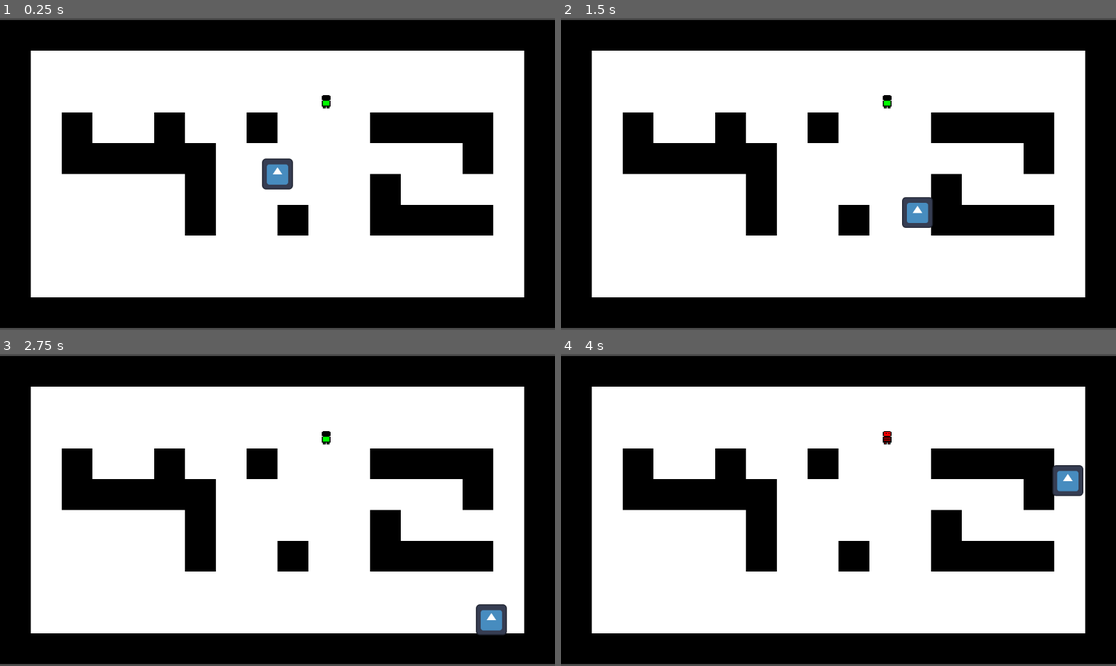
Above: before the commit, frames 1-4 (two rows, left to right).
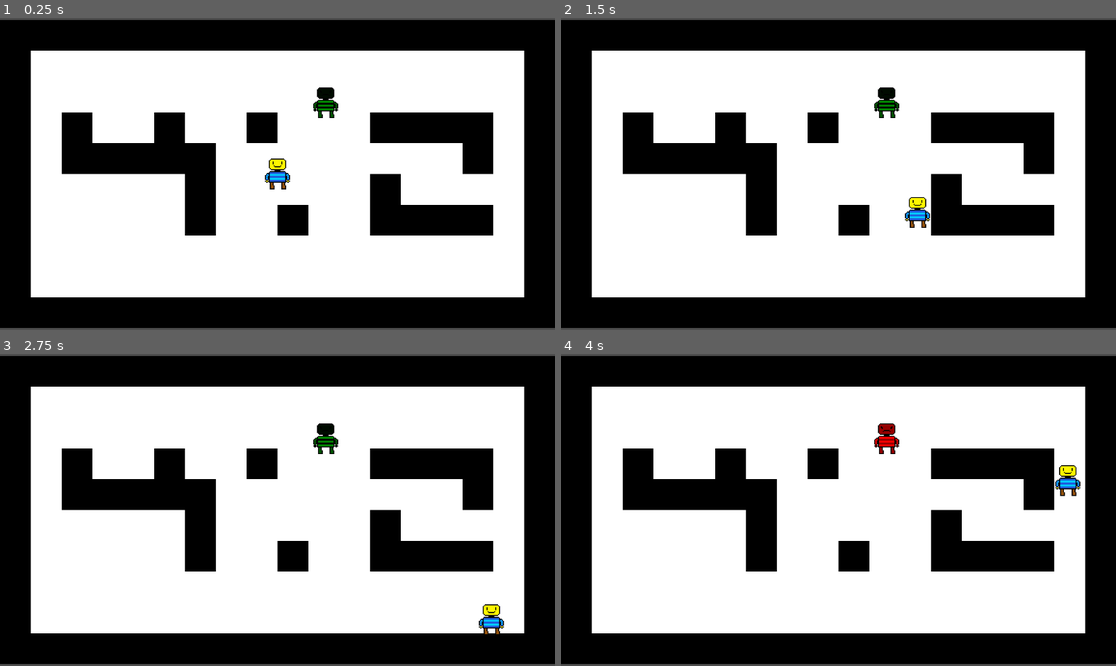
Above: after the commit, the same moments.

Repository: LegoMaster7001/fargo-game-jam-2025
Game: Godot game, scene res://Scenes/Game.tscn
The game is run twice, just before and just after one commit, with the same random seed, the same clock (stepped at 60 frames per second) and the same inputs. The engine's default icon, where the game draws it, is replaced by a stand-in: a white triangle on a blue panel in a dark square.
Inputs:
- Up to frame 1 (0.25 s): no input
- Up to frame 2 (1.5 s): tap Enter at 0.5 s; hold Right (ui_right) 0.53-1.28 s; tap Space at 1.25 s; hold Down (ui_down) from 1.28 s (still down)
- Up to frame 3 (2.75 s): release Down (ui_down) at 2.03 s; hold Right (ui_right) from 2.03 s (still down)
- Up to frame 4 (4 s): release Right (ui_right) at 2.78 s; hold Up (ui_up) 2.78-3.53 s; hold Left (ui_left) from 3.53 s (still down)

The runs differ from the first frame. In frame 1, 0.9% of the frame differs, in the area x 47-61%, y 22-56%; in frame 2, 0.8%; in frame 3, 0.8%; in frame 4, 0.9%, in the area x 56-95%, y 22-46%.
Error in both runs: Invalid access to property or key 'global_position' on a base object of type 'Nil'. (res://Scripts/enemy.gd:19)

Commit message:
added sprites
added a different shirt to player and enemy, and increased size

Diff:
--- a/Scenes/enemy.tscn
+++ b/Scenes/enemy.tscn
@@ -1,7 +1,7 @@
 [gd_scene load_steps=5 format=3 uid="uid://lrookntm6kpp"]
 
 [ext_resource type="Script" uid="uid://dsoej1015oup0" path="res://Scripts/enemy.gd" id="1_1f0kj"]
-[ext_resource type="Texture2D" uid="uid://76n6w657kfih" path="res://Images/Enemy.png" id="2_1f0kj"]
+[ext_resource type="Texture2D" uid="uid://b4wuj2c3id5bc" path="res://Images/EnemyAngry.png" id="2_1f0kj"]
 
 [sub_resource type="CircleShape2D" id="CircleShape2D_b2bpf"]
 radius = 56.0
--- a/Scenes/player.tscn
+++ b/Scenes/player.tscn
@@ -1,7 +1,7 @@
 [gd_scene load_steps=4 format=3 uid="uid://ktvyw4a0tc03"]
 
 [ext_resource type="Script" uid="uid://l34cd8anax55" path="res://Player.gd" id="1_cvnsp"]
-[ext_resource type="Texture2D" uid="uid://cntgj0ac7y8qk" path="res://Images/icon.svg" id="2_6t5aa"]
+[ext_resource type="Texture2D" uid="uid://d0v4u8wbaq2ur" path="res://Images/PlayerRunAway.png" id="2_cvnsp"]
 
 [sub_resource type="CircleShape2D" id="CircleShape2D_gl6un"]
 radius = 56.0
@@ -13,7 +13,9 @@
 script = ExtResource("1_cvnsp")
 
 [node name="Sprite2D" type="Sprite2D" parent="."]
-texture = ExtResource("2_6t5aa")
+texture_filter = 1
+scale = Vector2(4, 4)
+texture = ExtResource("2_cvnsp")
 
 [node name="CollisionShape2D" type="CollisionShape2D" parent="."]
 shape = SubResource("CircleShape2D_gl6un")
Binary file removed: Images/Enemy.png
Binary file added: Images/EnemyAngry.png
Not shown, changed: Images/EnemyAngry.png.import
Binary file added: Images/EnemyRunAway.png
Not shown, changed: Images/EnemyRunAway.png.import
Binary file removed: Images/Player.png
Binary file added: Images/PlayerAngry.png
Not shown, added: Images/PlayerAngry.png.import
Binary file added: Images/PlayerRunAway.png
Not shown, added: Images/PlayerRunAway.png.import
